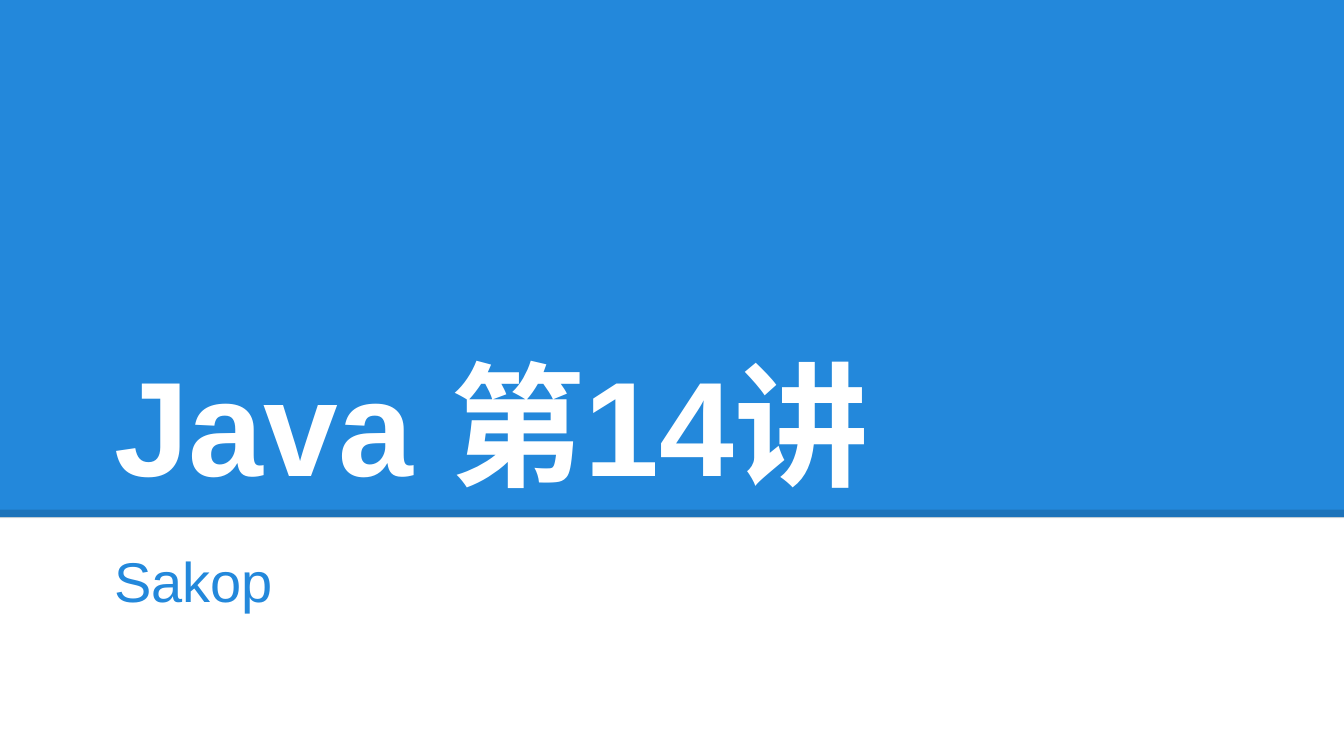
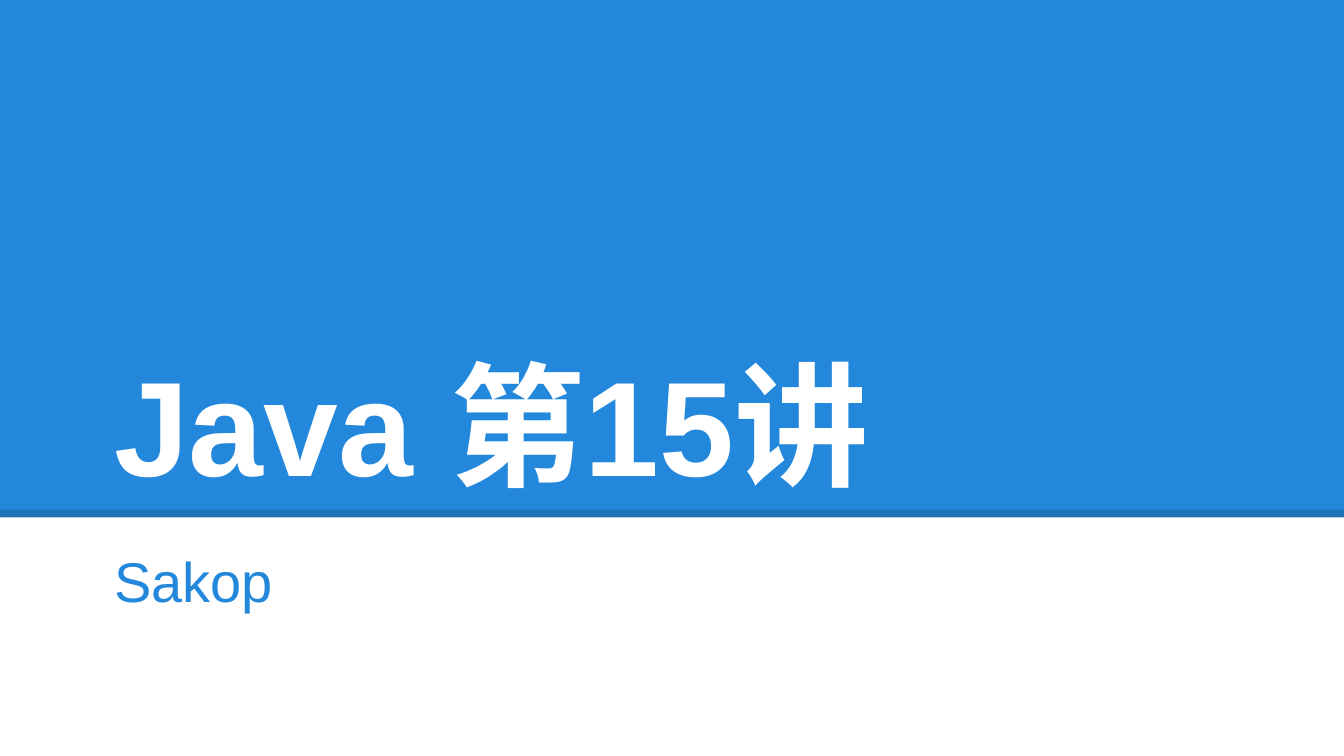
Before and after one commit to tokyojava/java_beginner, a slide deck: slide 1 of 中级/课件/Java15.pptx. Drawn at 1344x756 pixels with LibreOffice and Linux fonts; fonts in the diff are those of the drawing. Boxes give left, top, right and bottom in pixels: in the first picture for what was removed or moved away, otherwise in the second. Text is boxed around its words. In the diff, an @@ line names an element or a change of style, - is before the commit and + after.

Commit message:
ppt15

```diff
--- a/中级/课件/Java15.pptx
+++ b/中级/课件/Java15.pptx
@@ title at [114, 361, 869, 488]: text changed @@
-Java 第14讲
+Java 第15讲
```
Also in this commit, not shown: 9 slides added, 2 slides removed, 2 other files.
